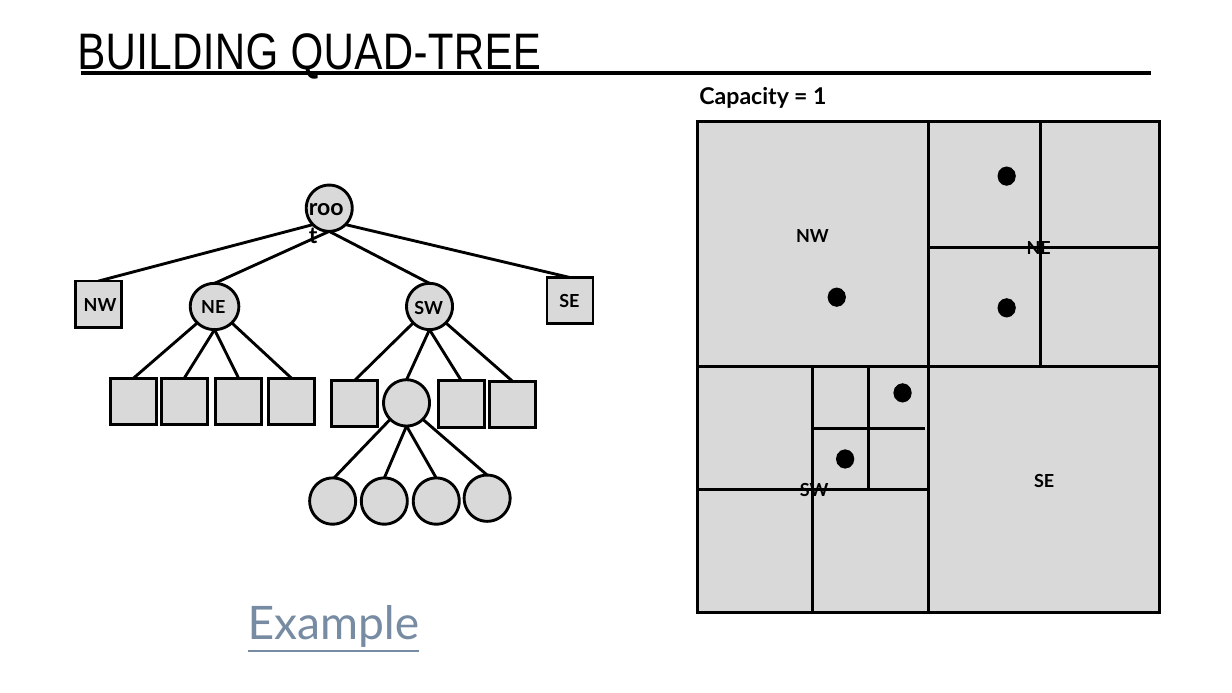
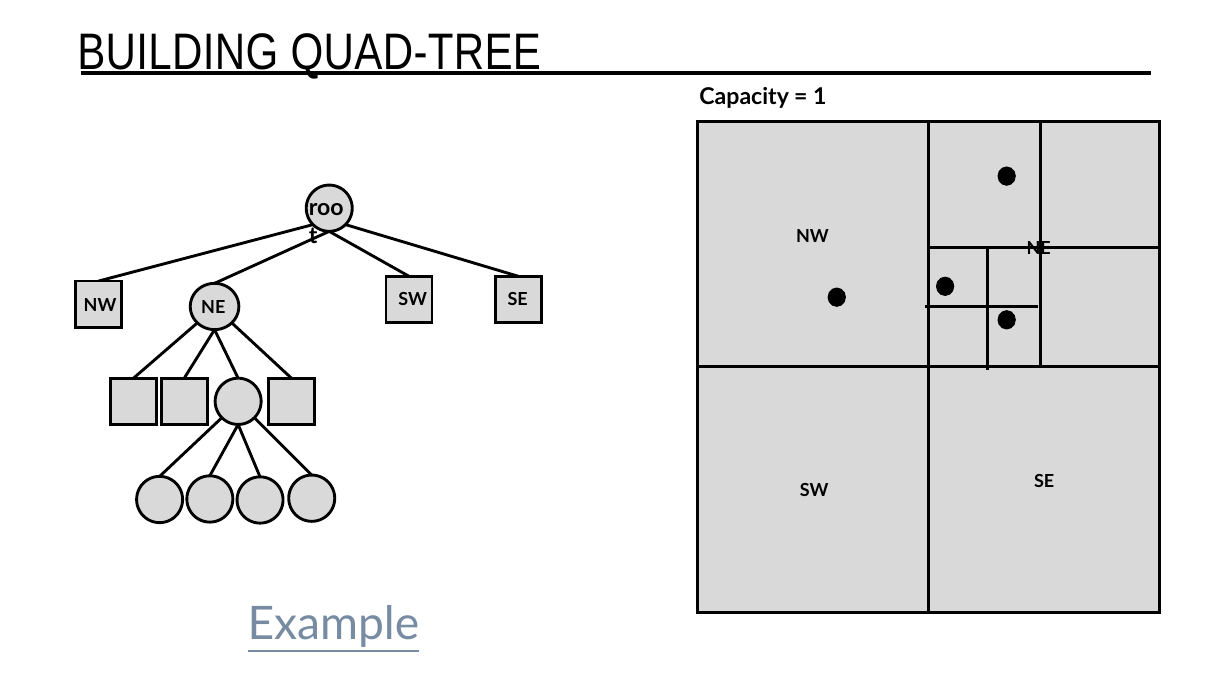
Before and after one commit to matthew9755123/N-Body_Sim, a slide deck: slide 5 of N-Body Simulator.pptx. Drawn at 1232x693 pixels with LibreOffice and Linux fonts; fonts in the diff are those of the drawing. Boxes give left, top, right and bottom in pixels: in the first picture for what was removed or moved away, otherwise in the second. Text is boxed around its words. In the diff, an @@ line names an element or a change of style, - is before the commit and + after.

```diff
--- a/N-Body Simulator.pptx
+++ b/N-Body Simulator.pptx
@@ line moved from (329, 231) - (430, 284) to (329, 231) - (409, 276) @@
@@ line moved from (346, 225) - (570, 277) to (346, 225) - (518, 276) @@
@@ line moved from (869, 490) - (869, 367) to (988, 370) - (988, 248) @@
@@ rectangle: place and size @@
-rectangle at [439, 381, 485, 427]
+rectangle at [386, 276, 433, 323]
@@ text "SW": place and size @@
-text "SW" at [414, 301, 443, 314]
+text "SW" at [398, 292, 427, 305]
@@ ellipse removed at [407, 284, 453, 330] @@
@@ rectangle: place and size @@
-rectangle at [547, 277, 593, 323]
+rectangle at [495, 276, 542, 323]
@@ text "SE": place and size @@
-text "SE" at [559, 294, 579, 307]
+text "SE" at [508, 292, 528, 305]
@@ ellipse: place and size @@
-ellipse at [895, 384, 911, 401]
+ellipse at [937, 277, 954, 295]
@@ line removed from (413, 323) to (355, 381) @@
@@ line removed from (445, 323) to (513, 381) @@
@@ line moved from (925, 429) - (812, 429) to (1038, 306) - (926, 306) @@
@@ ellipse: place and size @@
-ellipse at [998, 299, 1015, 316]
+ellipse at [998, 311, 1015, 328]
@@ line removed from (430, 330) to (407, 380) @@
@@ line removed from (430, 330) to (461, 381) @@
@@ ellipse: place and size @@
-ellipse at [384, 380, 430, 426]
+ellipse at [215, 378, 262, 424]
@@ rectangle removed at [215, 378, 262, 424] @@
@@ rectangle removed at [332, 381, 378, 427] @@
@@ rectangle removed at [490, 381, 536, 427] @@
@@ line removed from (812, 612) to (812, 367) @@
@@ line moved from (390, 420) - (334, 478) to (222, 418) - (160, 477) @@
@@ line moved from (423, 420) - (487, 475) to (254, 418) - (311, 475) @@
@@ line moved from (407, 426) - (384, 478) to (238, 424) - (210, 476) @@
@@ line moved from (407, 426) - (436, 478) to (238, 424) - (260, 477) @@
@@ 4 ellipses: place and size @@
-4 ellipses at [310, 475, 510, 524]
+4 ellipses at [137, 475, 335, 523]
@@ ellipse removed at [837, 450, 854, 468] @@
@@ line removed from (697, 490) to (929, 490) @@
```
Also in this commit, not shown: 3 other slides changed, 1 slide added, 1 slide removed, 21 other files.
